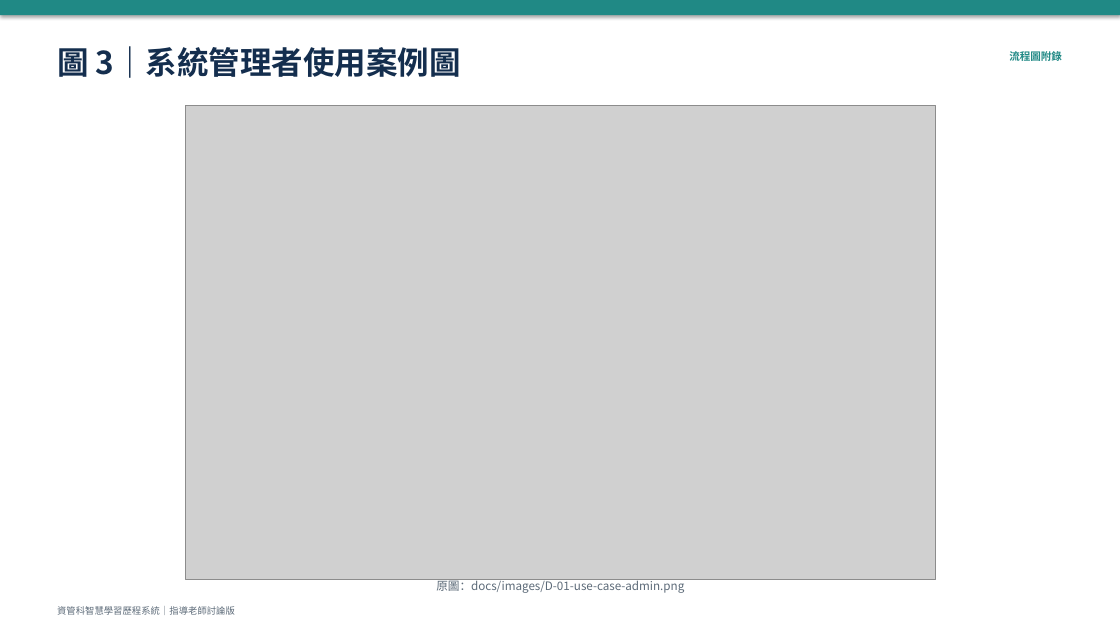
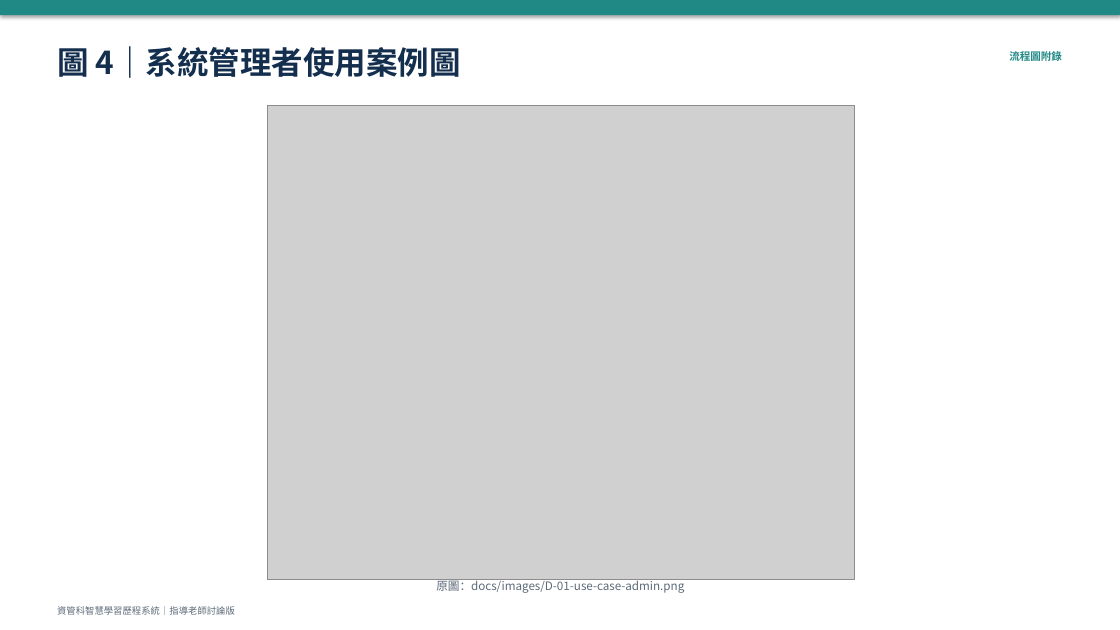
Before and after one commit to vujhdcusa/1028, a slide deck: slide 5 of docs/08_簡報/AI_流程圖彙整_2026-10-10.pptx (slide 4 before the commit). Drawn at 1120x630 pixels with LibreOffice and Linux fonts; fonts in the diff are those of the drawing; grey boxes stand for pictures. Boxes give left, top, right and bottom in pixels: in the first picture for what was removed or moved away, otherwise in the second. Text is boxed around its words. In the diff, an @@ line names an element or a change of style, - is before the commit and + after.

```diff
--- a/docs/08_簡報/AI_流程圖彙整_2026-10-10.pptx
+++ b/docs/08_簡報/AI_流程圖彙整_2026-10-10.pptx
@@ text at bbox=[57, 42, 461, 83]: text changed @@
-圖 3｜系統管理者使用案例圖
+圖 4｜系統管理者使用案例圖
@@ picture: place and size @@
-picture at bbox=[186, 105, 936, 580]
+picture at bbox=[267, 105, 854, 580]
```
Also in this commit, not shown: 17 other slides changed, 4 slides added, 56 other files.
